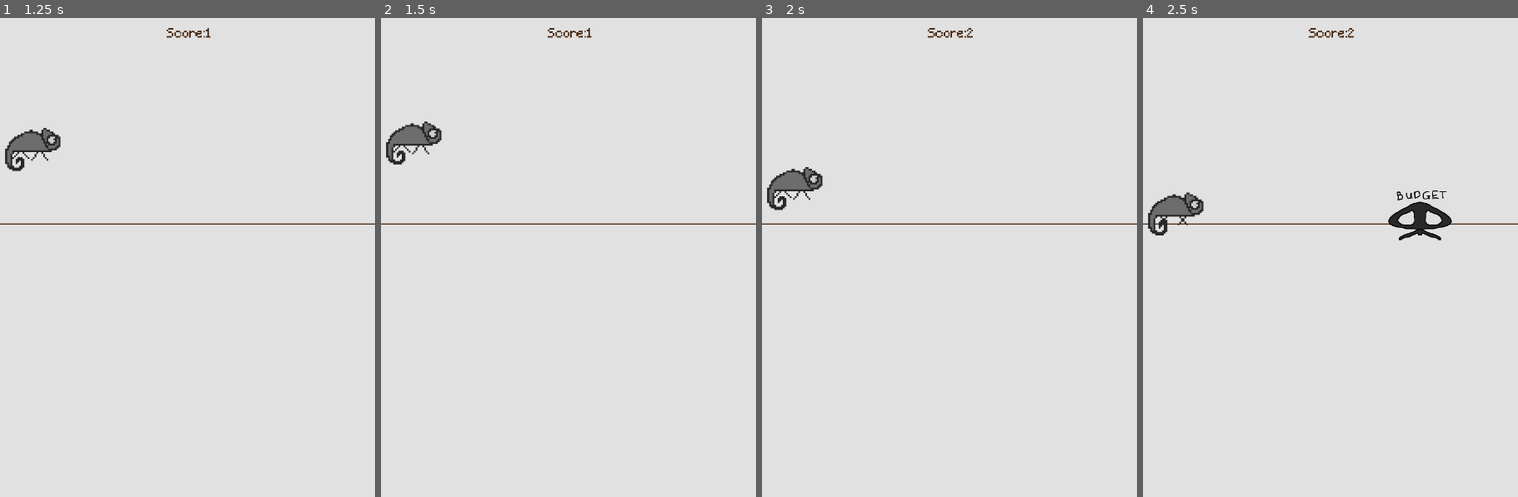
Above: before the commit, frames 1-4 (left to right).
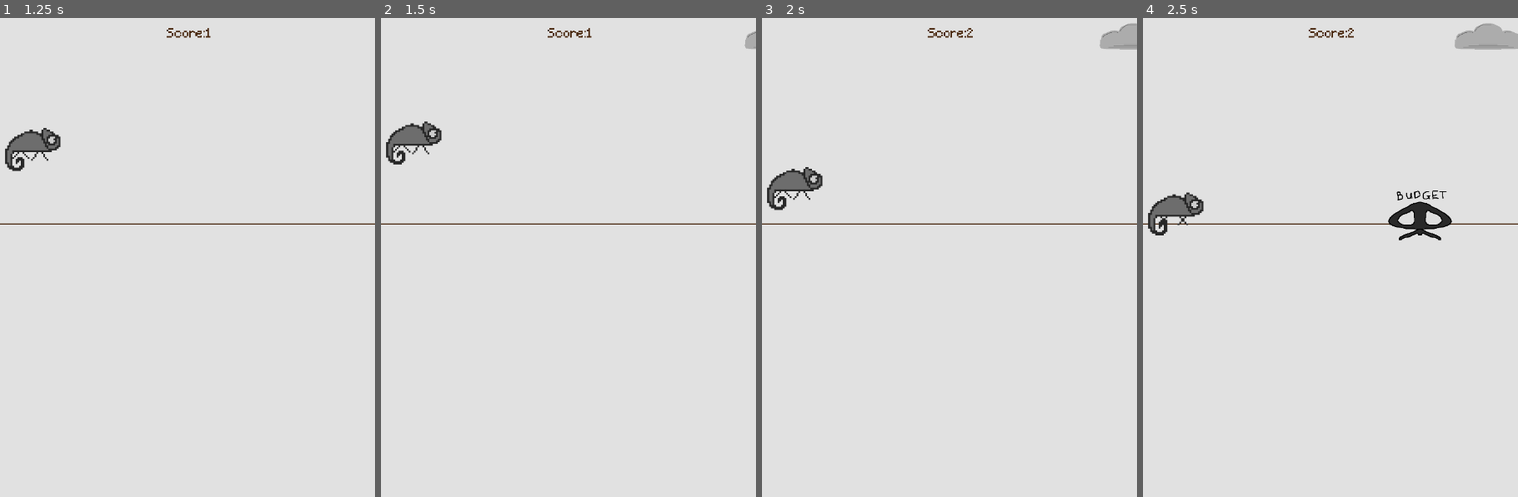
Above: after the commit, the same moments.

Repository: christian-strydom/pixelrun
Game: Godot game, scene res://Level/Level.tscn
The game is run twice, just before and just after one commit, with the same random seed, the same clock (stepped at 60 frames per second) and the same inputs. This scene is started directly instead of the project's main scene.
Inputs:
- Up to frame 1 (1.25 s): tap Up (jump) at 0.77 s
- Up to frame 2 (1.5 s): no input
- Up to frame 3 (2 s): tap Up (jump) at 1.52 s
- Up to frame 4 (2.5 s): no input

Frame 1 is identical in both runs. In frame 2, less than 0.1% of the frame differs, in the area x 96-100%, y 2-7%; in frame 3, 0.4%; in frame 4, 0.7%, in the area x 83-100%, y 1-7%.

Commit message:
Added clouds

Diff:
--- /dev/null
+++ b/Background/Cloud.gd
@@ -0,0 +1,10 @@
+extends Area2D
+var CloudSpeed = 1
+
+#func _ready():
+
+func _process(delta):
+	position.x -= 100 * delta * CloudSpeed
+
+func _on_VisibilityNotifier2D_screen_exited():
+	queue_free()
--- /dev/null
+++ b/Background/Cloud.tscn
@@ -0,0 +1,32 @@
+[gd_scene load_steps=4 format=2]
+
+[ext_resource path="res://Graphics/Other/Cloud2.png" type="Texture" id=1]
+[ext_resource path="res://Background/Cloud.gd" type="Script" id=2]
+
+[sub_resource type="CapsuleShape2D" id=1]
+radius = 75.3259
+height = 88.5946
+
+[node name="Cloud" type="Area2D"]
+position = Vector2( 814.357, 132.777 )
+scale = Vector2( 0.7, 0.7 )
+script = ExtResource( 2 )
+__meta__ = {
+"_edit_group_": true
+}
+
+[node name="Sprite" type="Sprite" parent="."]
+position = Vector2( 0, -4.80512 )
+scale = Vector2( 0.651628, 0.603577 )
+texture = ExtResource( 1 )
+
+[node name="VisibilityNotifier2D" type="VisibilityNotifier2D" parent="."]
+position = Vector2( -0.833385, 2.63884 )
+scale = Vector2( 12.0275, 9.23593 )
+
+[node name="CollisionShape2D" type="CollisionShape2D" parent="."]
+position = Vector2( 0, -10.762 )
+rotation = 1.5708
+shape = SubResource( 1 )
+
+[connection signal="screen_exited" from="VisibilityNotifier2D" to="." method="_on_VisibilityNotifier2D_screen_exited"]
--- a/Level/Level.gd
+++ b/Level/Level.gd
@@ -2,6 +2,7 @@
 var RunSpeed = 1
 
 const OBSTACLE = preload("res://Obstacles/Obstacle.tscn")
+const CLOUD = preload("res://Background/Cloud.tscn")
 var rng = RandomNumberGenerator.new()
 
 func _ready():
@@ -22,3 +23,12 @@
 
 func _on_ScoreTimer_timeout():
 	Global.score_time += 1
+
+func _on_CloudTimer_timeout():
+	var cloud = CLOUD.instance()
+	add_child(cloud)
+	rng.randomize()
+	cloud.position.y = rng.randf_range(50,350)
+
+	$CloudTimer.wait_time = rng.randf_range(2, 7)
+	$CloudTimer.start()
--- a/Level/Level.tscn
+++ b/Level/Level.tscn
@@ -34,10 +34,12 @@
 [node name="Player" parent="." instance=ExtResource( 1 )]
 position = Vector2( 63.134, 362.541 )
 scale = Vector2( 0.5, 0.5 )
+z_index = 1
 collision_mask = 3
 
 [node name="Floor" type="StaticBody2D" parent="."]
 position = Vector2( 72.7882, 442.616 )
+z_index = 1
 collision_layer = 2
 collision_mask = 2
 __meta__ = {
@@ -70,5 +72,9 @@
 [node name="ScoreTimer" type="Timer" parent="."]
 autostart = true
 
+[node name="CloudTimer" type="Timer" parent="."]
+autostart = true
+
 [connection signal="timeout" from="Timer" to="." method="_on_Timer_timeout"]
 [connection signal="timeout" from="ScoreTimer" to="." method="_on_ScoreTimer_timeout"]
+[connection signal="timeout" from="CloudTimer" to="." method="_on_CloudTimer_timeout"]
--- a/Obstacles/Obstacle.tscn
+++ b/Obstacles/Obstacle.tscn
@@ -33,14 +33,19 @@
 "name": "budget",
 "speed": 10.0
 }, {
-"frames": [ ExtResource( 3 ), ExtResource( 4 ), ExtResource( 9 ) ],
+"frames": [ ExtResource( 18 ), ExtResource( 11 ), ExtResource( 26 ) ],
 "loop": true,
-"name": "context_switching",
+"name": "bad_requirements",
 "speed": 10.0
 }, {
 "frames": [ ExtResource( 16 ), ExtResource( 5 ), ExtResource( 25 ) ],
 "loop": true,
 "name": "deadlines",
+"speed": 10.0
+}, {
+"frames": [ ExtResource( 6 ), ExtResource( 15 ), ExtResource( 24 ) ],
+"loop": true,
+"name": "limited_resources",
 "speed": 10.0
 }, {
 "frames": [ ExtResource( 10 ), ExtResource( 12 ), ExtResource( 23 ) ],
@@ -53,19 +58,14 @@
 "name": "no_planning",
 "speed": 10.0
 }, {
-"frames": [ ExtResource( 18 ), ExtResource( 11 ), ExtResource( 26 ) ],
-"loop": true,
-"name": "bad_requirements",
-"speed": 10.0
-}, {
 "frames": [ ExtResource( 14 ), ExtResource( 8 ), ExtResource( 21 ) ],
 "loop": true,
 "name": "no_unit_tests",
 "speed": 10.0
 }, {
-"frames": [ ExtResource( 6 ), ExtResource( 15 ), ExtResource( 24 ) ],
+"frames": [ ExtResource( 3 ), ExtResource( 4 ), ExtResource( 9 ) ],
 "loop": true,
-"name": "limited_resources",
+"name": "context_switching",
 "speed": 10.0
 } ]
 
@@ -76,6 +76,7 @@
 [node name="Obstacle" type="Area2D"]
 position = Vector2( 808, 404 )
 scale = Vector2( 0.7, 0.7 )
+z_index = 1
 script = ExtResource( 2 )
 __meta__ = {
 "_edit_group_": true
--- a/Player/Player.tscn
+++ b/Player/Player.tscn
@@ -36,7 +36,7 @@
 scale = Vector2( 1.64772, 1.64772 )
 frames = SubResource( 1 )
 animation = "walk"
-frame = 2
+frame = 1
 playing = true
 
 [node name="CollisionShape2D" type="CollisionShape2D" parent="."]
Binary file added: Graphics/Other/Cloud2.png
Not shown, added: Graphics/Other/Cloud2.png.import
Not shown, added: icon.icns
